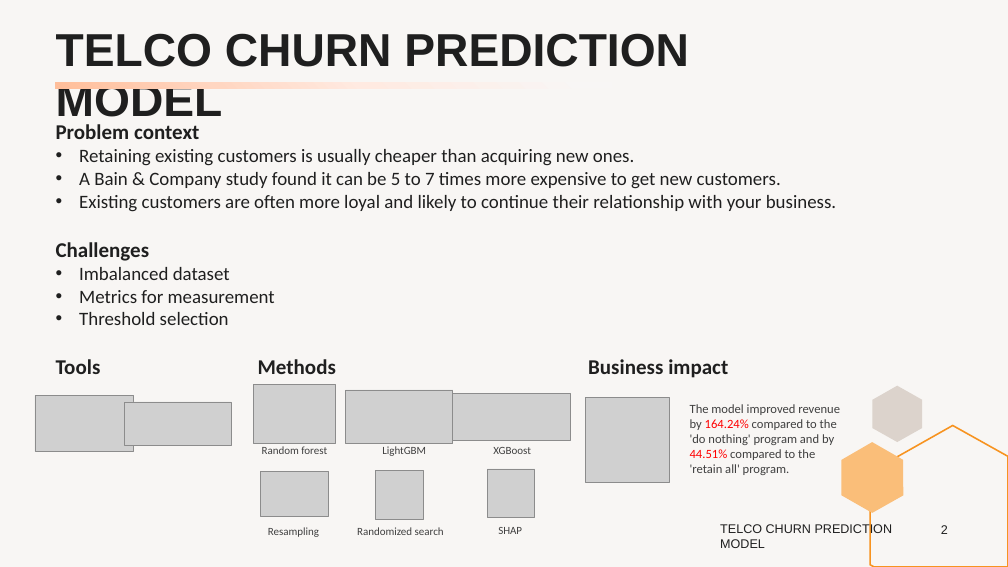
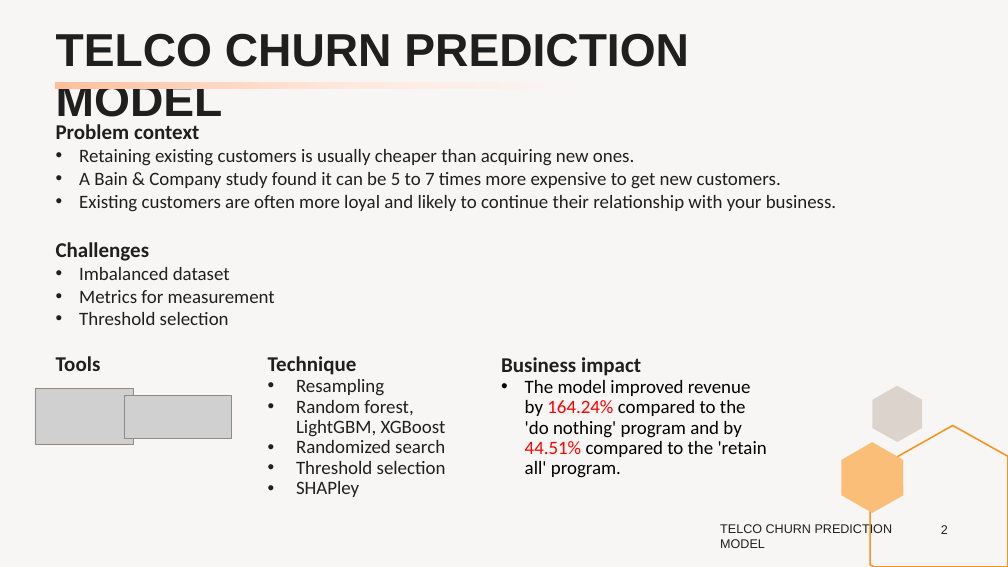
Before and after one commit to peerapat-t/telco_churn_prediction_model, a slide deck: slide 2 of Telco churn prediction model presentation.pptx. Drawn at 1008x567 pixels with LibreOffice and Linux fonts; fonts in the diff are those of the drawing; grey boxes stand for pictures. Boxes give left, top, right and bottom in pixels: in the first picture for what was removed or moved away, otherwise in the second. Text is boxed around its words. In the diff, an @@ line names an element or a change of style, - is before the commit and + after.

```diff
--- a/Telco churn prediction model presentation.pptx
+++ b/Telco churn prediction model presentation.pptx
@@ text removed at (x1=258, y1=359, x2=336, y2=374) @@
-Methods
@@ text added at (x1=268, y1=356, x2=446, y2=497), 18 pt, text #1F1F1F @@
+Technique
+• Resampling
+• Random forest, LightGBM, XGBoost
+• Randomized search
+• Threshold selection
+• SHAPley
@@ text "Business impact" moved from (x1=690, y1=404, x2=840, y2=475) to (x1=501, y1=357, x2=767, y2=478) @@
@@ text at (x1=501, y1=357, x2=641, y2=376): paragraph added @@
+Business impact
@@ text removed at (x1=588, y1=359, x2=728, y2=378) @@
-Business impact
@@ picture moved from (x1=35, y1=395, x2=134, y2=451) to (x1=35, y1=389, x2=134, y2=445) @@
@@ picture removed at (x1=253, y1=385, x2=336, y2=445) @@
@@ text at (x1=525, y1=380, x2=767, y2=478): size 12 to 18 pt in "The model improved revenue by 164.24% compared ..."; text colour #404040 to #000000 in "The model improved revenue by compared to ..."; bullet none to •; line spacing 1 to 0.9 @@
@@ picture moved from (x1=125, y1=402, x2=231, y2=445) to (x1=125, y1=395, x2=231, y2=439) @@
@@ picture removed at (x1=346, y1=390, x2=453, y2=444) @@
@@ picture removed at (x1=453, y1=393, x2=571, y2=440) @@
@@ picture removed at (x1=586, y1=398, x2=669, y2=483) @@
@@ text removed at (x1=262, y1=446, x2=327, y2=454) @@
-Random forest
@@ text removed at (x1=382, y1=446, x2=426, y2=456) @@
-LightGBM
@@ text removed at (x1=493, y1=447, x2=531, y2=454) @@
-XGBoost
@@ picture removed at (x1=260, y1=472, x2=329, y2=516) @@
@@ picture removed at (x1=376, y1=470, x2=423, y2=520) @@
@@ picture removed at (x1=488, y1=469, x2=535, y2=517) @@
@@ text removed at (x1=268, y1=527, x2=319, y2=537) @@
-Resampling
@@ text removed at (x1=357, y1=527, x2=444, y2=535) @@
-Randomized search
@@ text removed at (x1=498, y1=527, x2=522, y2=534) @@
-SHAP
```
Also in this commit, not shown: 1 slide added, 1 other file.
